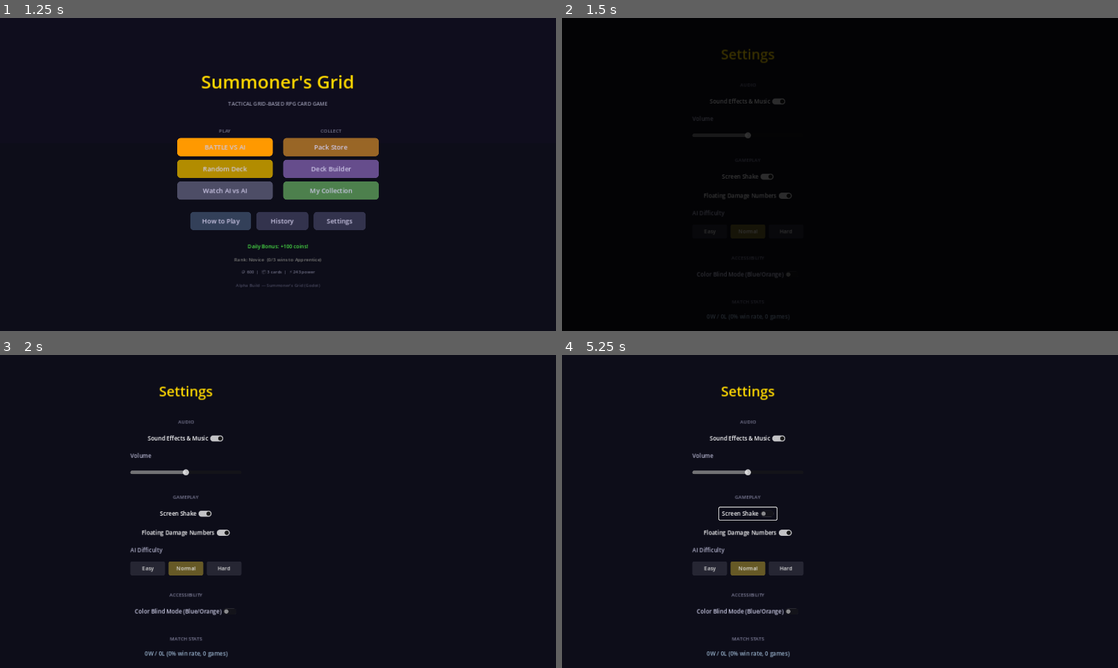
Above: before the commit, frames 1-4 (two rows, left to right).
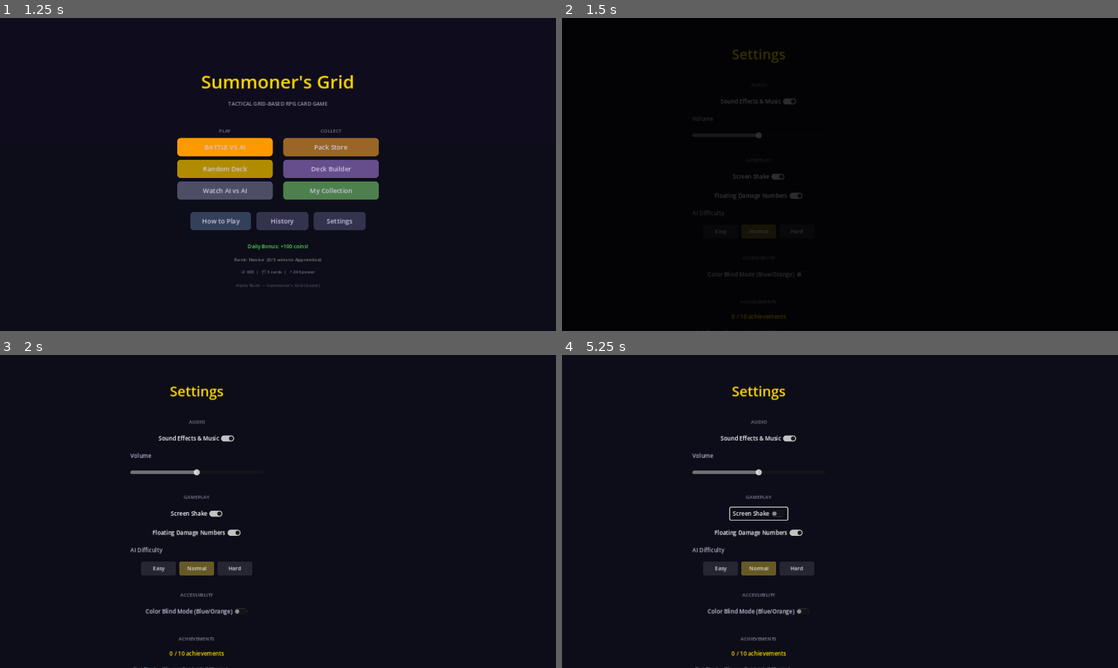
Above: after the commit, the same moments.

Repository: look-itsaxiom/summoners-grid
Game: Godot game, scene res://scenes/login.tscn
The game is run twice, just before and just after one commit, with the same random seed, the same clock (stepped at 60 frames per second) and the same inputs.
Inputs:
- Up to frame 1 (1.25 s): click "PLAY" at 0.5 s
- Up to frame 2 (1.5 s): click "Settings" at 1.25 s
- Up to frame 3 (2 s): no input
- Up to frame 4 (5.25 s): click "Easy" at 2 s; click "Easy" at 2.75 s; click "Normal" at 3.5 s; click "Normal" at 4.25 s; click "Screen Shake" at 5 s

Frame 1 is identical in both runs. In frame 2, 0.5% of the frame differs, in the area x 24-44%, y 9-97%; in frame 3, 2.0%; in frame 4, 2.0%, in the area x 23-46%, y 9-100%.

Commit message:
feat: achievements list in settings screen
Shows progress counter and full achievement list with unlock status,
descriptions, and coin rewards. Unlocked achievements marked with +,
locked with -. Visible in Settings → Achievements section.

Co-Authored-By: Claude Opus 4.6 (1M context) <noreply@anthropic.com>

Diff:
--- a/godot/scripts/ui/settings_screen.gd
+++ b/godot/scripts/ui/settings_screen.gd
@@ -171,6 +171,27 @@
 	spacer3.custom_minimum_size.y = 8
 	center.add_child(spacer3)
 
+	# ── Achievements Section ──
+	var achv = get_node_or_null("/root/Achievements")
+	if achv:
+		_add_section_header(center, "ACHIEVEMENTS")
+		var achv_progress := Label.new()
+		achv_progress.text = achv.get_progress_text()
+		achv_progress.add_theme_font_size_override("font_size", 13)
+		achv_progress.add_theme_color_override("font_color", Color(1.0, 0.85, 0.0))
+		achv_progress.horizontal_alignment = HORIZONTAL_ALIGNMENT_CENTER
+		center.add_child(achv_progress)
+
+		var achv_list := Label.new()
+		var lines: Array[String] = []
+		for a in achv.get_all():
+			var icon: String = "+" if a["unlocked"] else "-"
+			lines.append("%s %s — %s (%d coins)" % [icon, a["name"], a["description"], a["reward"]])
+		achv_list.text = "\n".join(lines)
+		achv_list.add_theme_font_size_override("font_size", 10)
+		achv_list.add_theme_color_override("font_color", Color(0.5, 0.55, 0.65))
+		center.add_child(achv_list)
+
 	# ── Stats Section ──
 	_add_section_header(center, "MATCH STATS")
 
@@ -182,7 +203,7 @@
 	center.add_child(stats)
 
 	var spacer4 := Control.new()
-	spacer4.custom_minimum_size.y = 12
+	spacer4.custom_minimum_size.y = 8
 	center.add_child(spacer4)
 
 	# Back button
